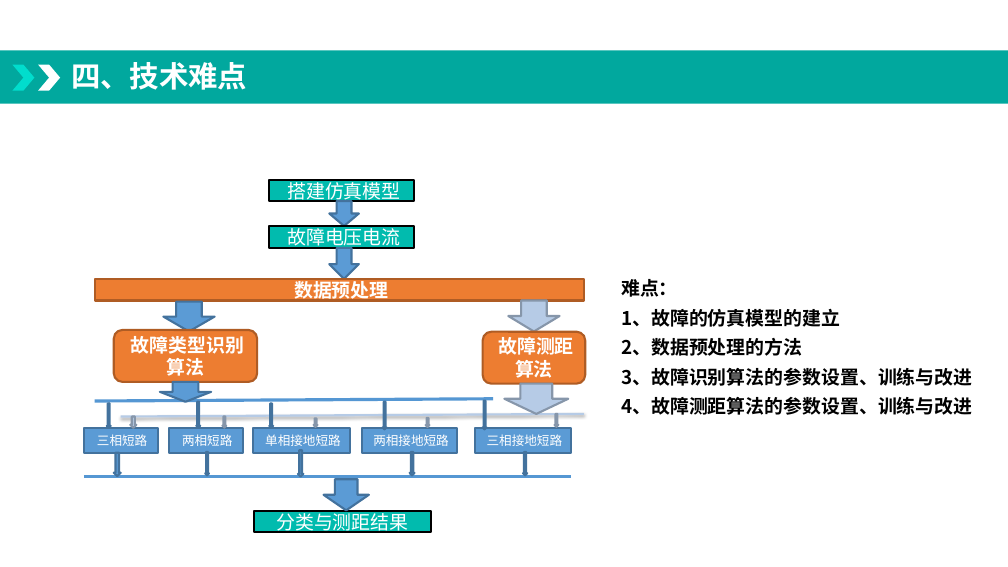
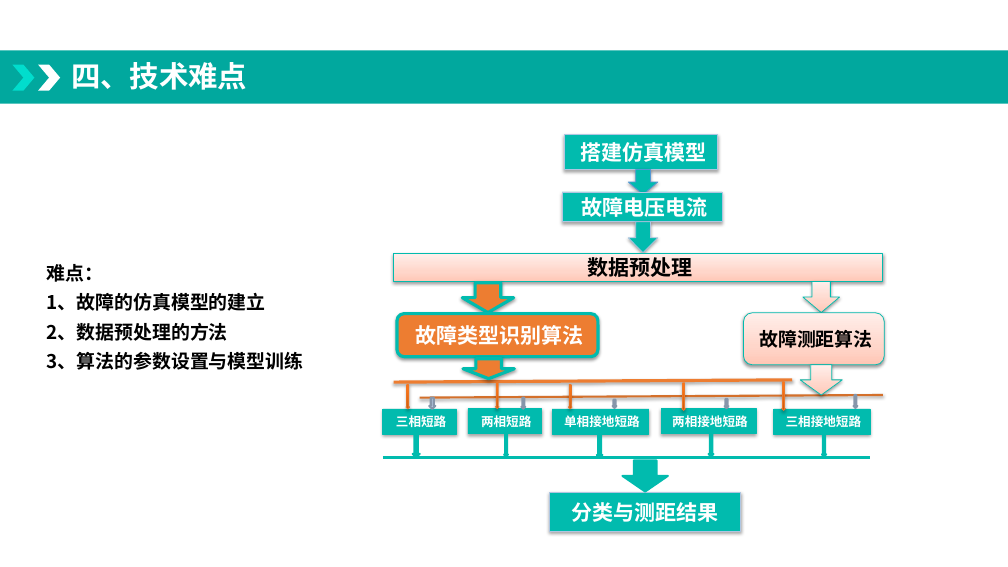
Before and after one commit to minda163/paper, a slide deck: slide 6 of 开题/我要学习-开题1.pptx. Drawn at 1008x567 pixels with LibreOffice and Linux fonts; fonts in the diff are those of the drawing; background and template pictures are left out. Boxes give left, top, right and bottom in pixels: in the first picture for what was removed or moved away, otherwise in the second. Text is boxed around its words. In the diff, an @@ line names an element or a change of style, - is before the commit and + after.

```diff
--- a/开题/我要学习-开题1.pptx
+++ b/开题/我要学习-开题1.pptx
@@ rectangle "搭建仿真模型" resized from (x1=269, y1=181, x2=414, y2=201) to (x1=564, y1=135, x2=718, y2=169) @@
@@ rectangle "搭建仿真模型" at (x1=564, y1=135, x2=718, y2=169): size 18 to 20 pt, bold on; outline #000000 2 pt to #B1C6E2 0.75 pt; shadow on @@
@@ down arrow moved from (x1=330, y1=201, x2=359, y2=226) to (x1=628, y1=169, x2=658, y2=194) @@
@@ down arrow at (x1=628, y1=169, x2=658, y2=194): fill #5B9BD5 to #01BBAE; outline #43739E 2 pt to #5698D3 0.75 pt; shadow on @@
@@ rectangle "故障电压电流" resized from (x1=269, y1=226, x2=414, y2=248) to (x1=562, y1=192, x2=722, y2=222) @@
@@ rectangle "故障电压电流" at (x1=562, y1=192, x2=722, y2=222): size 18 to 20 pt, font Arial to Noto Sans CJK SC, bold on; outline #000000 2 pt to #B1C6E2 0.75 pt; shadow on @@
@@ text "难点：" moved from (x1=621, y1=279, x2=972, y2=415) to (x1=47, y1=264, x2=304, y2=370) @@
@@ down arrow moved from (x1=330, y1=248, x2=359, y2=279) to (x1=628, y1=222, x2=658, y2=253) @@
@@ down arrow at (x1=628, y1=222, x2=658, y2=253): fill #5B9BD5 to #01BBAE; outline #43739E 2 pt to #B1C6E2 0.75 pt; shadow on @@
@@ rectangle "数据预处理" resized from (x1=95, y1=279, x2=584, y2=301) to (x1=394, y1=253, x2=883, y2=282) @@
@@ rectangle "数据预处理" at (x1=394, y1=253, x2=883, y2=282): size 18 to 20 pt, text colour #FFFFFF to #000000; fill #ED7D31 to gradient #FFC7B6 to #FFD7CB to #FFF0EB; outline #AF5C24 2 pt to #01BBAE 0.75 pt; shadow on @@
@@ down arrow at (x1=463, y1=283, x2=514, y2=312): fill #5B9BD5 to #ED7D31; outline #43739E 2 pt to #01BBAE 3 pt; shadow on @@
@@ down arrow resized from (x1=508, y1=301, x2=560, y2=332) to (x1=803, y1=281, x2=840, y2=312) @@
@@ down arrow at (x1=803, y1=281, x2=840, y2=312): fill #B6CBE6 to gradient #FFC7B6 to #FFD7CB to #FFF0EB; outline #8796AA 2 pt to #01BBAE 0.75 pt; shadow on @@
@@ rounded rectangle "故障类型识别算法" resized from (x1=114, y1=330, x2=258, y2=382) to (x1=397, y1=314, x2=598, y2=357) @@
@@ rounded rectangle "故障类型识别算法" at (x1=397, y1=314, x2=598, y2=357): size 18 to 20 pt; outline #AF5C24 2 pt to #01BBAE 3 pt; shadow on @@
@@ rounded rectangle "故障测距算法" resized from (x1=482, y1=332, x2=585, y2=384) to (x1=744, y1=313, x2=885, y2=365) @@
@@ rounded rectangle "故障测距算法" at (x1=744, y1=313, x2=885, y2=365): text colour #FFFFFF to #000000; fill #ED7D31 to gradient #FFC7B6 to #FFD7CB to #FFF0EB; outline #AF5C24 2 pt to #01BBAE 0.75 pt; shadow on @@
@@ text at (x1=47, y1=352, x2=304, y2=370): text changed @@
-3、故障识别算法的参数设置、训练与改进
-4、故障测距算法的参数设置、训练与改进
+3、算法的参数设置与模型训练
@@ down arrow at (x1=463, y1=359, x2=514, y2=379): fill #5B9BD5 to #ED7D31; outline #43739E 2 pt to #01BBAE 3 pt; shadow on @@
@@ down arrow moved from (x1=160, y1=382, x2=211, y2=402) to (x1=463, y1=359, x2=514, y2=379) @@
@@ line (394, 382) - (792, 380): stroke #5698D3 3 pt to #ED7D31 3 pt @@
@@ fill #5B9BD5 to gradient #C65910 to #FF7416 to #FF7517; outline #43739E 2 pt to #EC792B 0.75 pt; shadow on in 5 elements at (x1=406, y1=385, x2=410, y2=409), (x1=569, y1=385, x2=572, y2=409), (x1=495, y1=383, x2=499, y2=408), (x1=682, y1=383, x2=686, y2=410), (x1=782, y1=382, x2=786, y2=411) @@
@@ down arrow at (x1=800, y1=364, x2=842, y2=395): fill #B6CBE6 to gradient #FFC7B6 to #FFD7CB to #FFF0EB; outline #8796AA 2 pt to #01BBAE 0.75 pt; shadow on @@
@@ down arrow resized from (x1=504, y1=383, x2=568, y2=414) to (x1=800, y1=364, x2=842, y2=395) @@
@@ 17 down arrows, 5 rectangles, 3 lines moved together from (x1=84, y1=302, x2=584, y2=510) to (x1=383, y1=283, x2=883, y2=492) @@
@@ line (420, 398) - (883, 395): stroke #B6CBE6 2 pt to #D4702B 2 pt @@
@@ bold on; fill #5B9BD5 to #01BBAE; outline #43739E 2 pt to #01BBAE 0.75 pt; shadow on in 5 elements at (x1=383, y1=409, x2=457, y2=434), (x1=468, y1=409, x2=542, y2=434), (x1=552, y1=409, x2=649, y2=434), (x1=662, y1=409, x2=756, y2=434), (x1=774, y1=409, x2=870, y2=434) @@
@@ fill #5B9BD5 to #01BBAE; outline #43739E 2 pt to #01BBAE 2 pt in 6 elements at (x1=413, y1=434, x2=420, y2=457), (x1=504, y1=433, x2=508, y2=457), (x1=597, y1=432, x2=603, y2=458), (x1=622, y1=461, x2=668, y2=492), (x1=709, y1=433, x2=713, y2=457), (x1=822, y1=433, x2=826, y2=457) @@
@@ line (383, 457) - (870, 457): stroke #5698D3 3 pt to #01BBAE 3 pt @@
@@ rectangle "分类与测距结果" at (x1=550, y1=492, x2=740, y2=532): size 18 to 20 pt, bold on; outline #000000 2 pt to #B1C6E2 0.75 pt; shadow on @@
@@ rectangle "分类与测距结果" resized from (x1=254, y1=511, x2=431, y2=532) to (x1=550, y1=492, x2=740, y2=532) @@
```
Also in this commit, not shown: 5 other slides changed, 1 other file.
